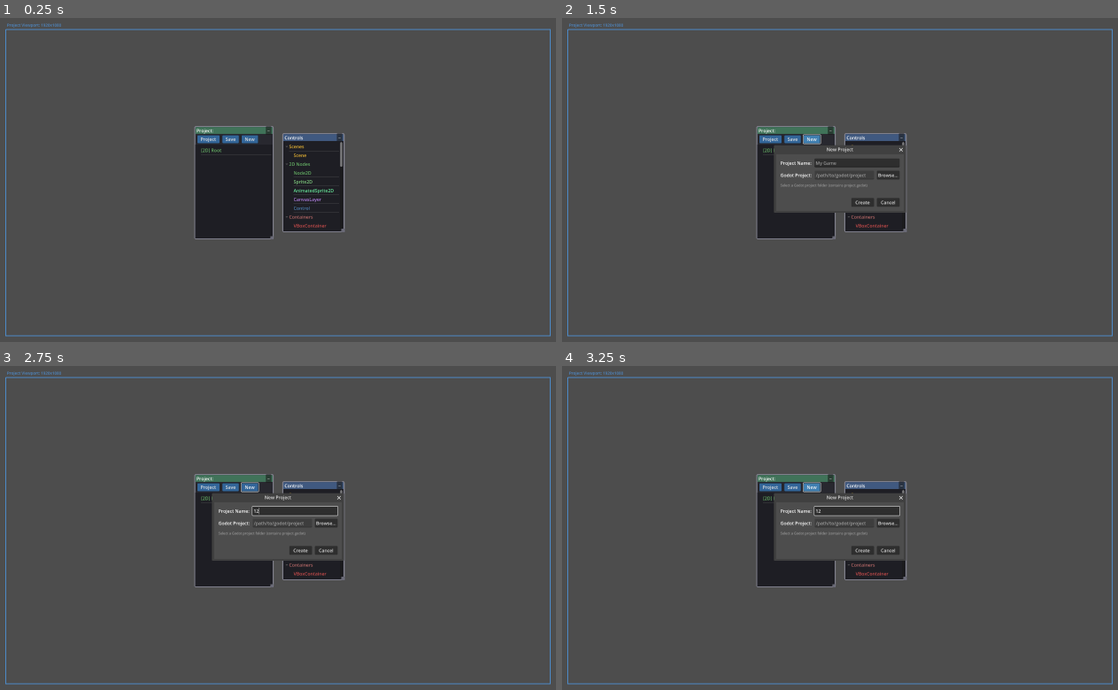
Above: before the commit, frames 1-4 (two rows, left to right).
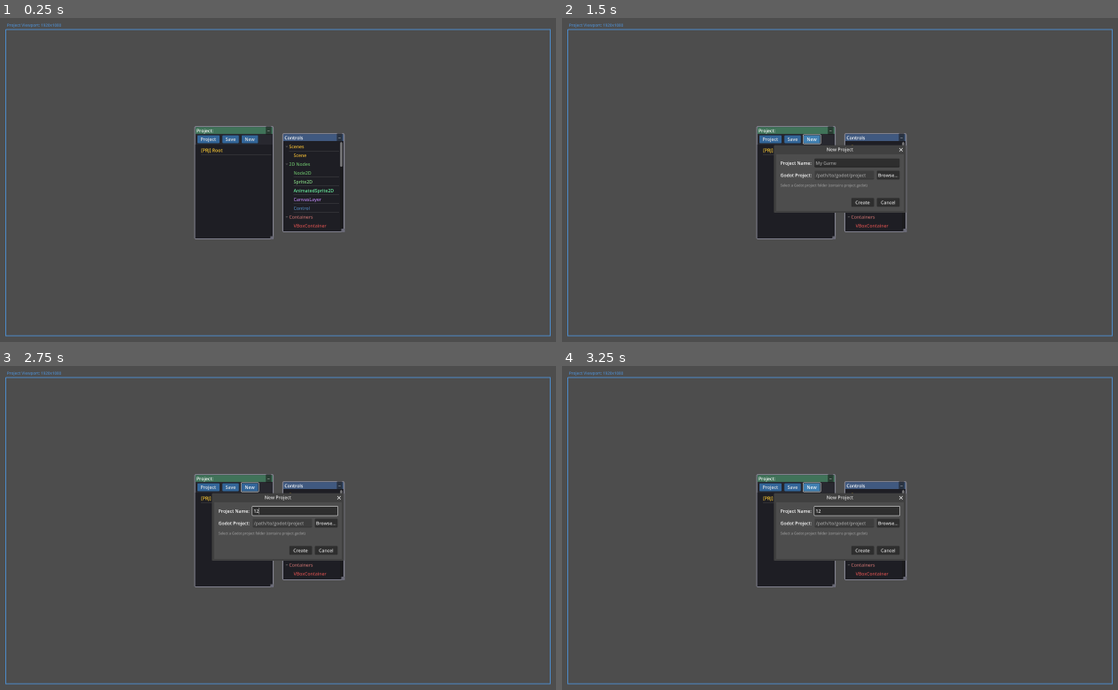
Above: after the commit, the same moments.

Repository: Zycroft/GameGen
Game: Godot game, scene res://main.tscn
Two runs of this game, one before a commit and one after it. Both use one fixed random seed, a clock stepped at 60 frames per second and the inputs below.
Inputs (mouse positions are in pixels of both pictures, inside the frame that each line leads up to):
- Up to frame 1 (0.25 s): no input
- Up to frame 2 (1.5 s): click "Project" at 0.5 s; click "New" at 1.25 s
- Up to frame 3 (2.75 s): click (294, 511) at 2.02 s; type "12" at 2.1 s
- Up to frame 4 (3.25 s): click "New" at 2.75 s

The runs differ from the first frame. In frame 1, less than 0.1% of the frame differs, in the area x 36-40%, y 40-42%; in frame 2, less than 0.1%; in frame 3, less than 0.1%; in frame 4, less than 0.1%.

Commit message:
Add file headers, fix root node type, and update config
- Add descriptive comment headers to main GDScript files
- Fix root node type to "Project" for proper hierarchy display
- Add instance validity check when updating container project IDs
- Initialize fresh root when no saved scene found
- Add CLAUDE.md with project documentation
- Update OpenAI daily limit to 20 and add gpt-5.2 models

🤖 Generated with [Claude Code](https://claude.com/claude-code)

Co-Authored-By: Claude Opus 4.5 <noreply@anthropic.com>

Diff:
--- a/config.json
+++ b/config.json
@@ -12,7 +12,7 @@
 	"daily_limits": {
 		"default": 5,
 		"Zycroft": 100,
-		"OpenAI": 5,
+		"OpenAI": 20,
 		"Claude": 5,
 		"Gemini": 5,
 		"Grok": 5
@@ -30,6 +30,8 @@
 			"mistral:7b"
 		],
 		"OpenAI": [
+			"gpt-5.2",
+			"gpt-5.2-pro",
 			"gpt-4o",
 			"gpt-4o-mini",
 			"gpt-4-turbo"
--- a/draggable_container.gd
+++ b/draggable_container.gd
@@ -1,3 +1,5 @@
+# Visual container representing a Godot Control node - supports drag/resize,
+# widget spawning, AI prompts per node, and properties editing.
 class_name DraggableContainer
 extends Panel
 
--- a/draggable_window.gd
+++ b/draggable_window.gd
@@ -1,3 +1,5 @@
+# Controls toolbar panel - provides categorized buttons for spawning containers
+# (VBox, HBox, Grid, etc.) and UI widgets into the scene.
 class_name ControlsPanel
 extends Panel
 
--- a/main.gd
+++ b/main.gd
@@ -1,3 +1,5 @@
+# Main application controller for GameGen - manages scene tree, viewport frame,
+# project loading/saving to DynamoDB, node spawning, and panel coordination.
 extends Node2D
 
 const DraggableContainerScene = preload("res://draggable_container.tscn")
@@ -155,10 +157,11 @@
 
 func _initialize_scene_root() -> void:
 	node_id_counter = 0
+	var root_name = current_project_name if not current_project_name.is_empty() else "Root"
 	scene_root = {
 		"id": _get_next_node_id(),
-		"type": "Node2D",
-		"name": "Root",
+		"type": "Project",
+		"name": root_name,
 		"children": [],
 		"properties": {}
 	}
@@ -1075,7 +1078,8 @@
 
 func _update_containers_project_id() -> void:
 	for container in all_containers:
-		container.current_project_id = current_project_id
+		if is_instance_valid(container):
+			container.current_project_id = current_project_id
 
 
 # ==================== SAVE ====================
@@ -1453,6 +1457,9 @@
 					controls_panel.move_to_front()
 		else:
 			print("No saved scene found for this project")
+			# Clear existing scene and initialize fresh root
+			_clear_all_scene_nodes()
+			_initialize_scene_root()
 	else:
 		var error_body = body.get_string_from_utf8()
 		print("Failed to load scene: ", response_code, " - ", error_body)
@@ -1490,6 +1497,9 @@
 func _deserialize_scene_tree(scene_data: Dictionary) -> void:
 	# Set scene root data
 	scene_root = scene_data.duplicate(true)
+
+	# Update root type to Project
+	scene_root["type"] = "Project"
 
 	# Update root name to current project name
 	if not current_project_name.is_empty():
Not shown, added: CLAUDE.md
